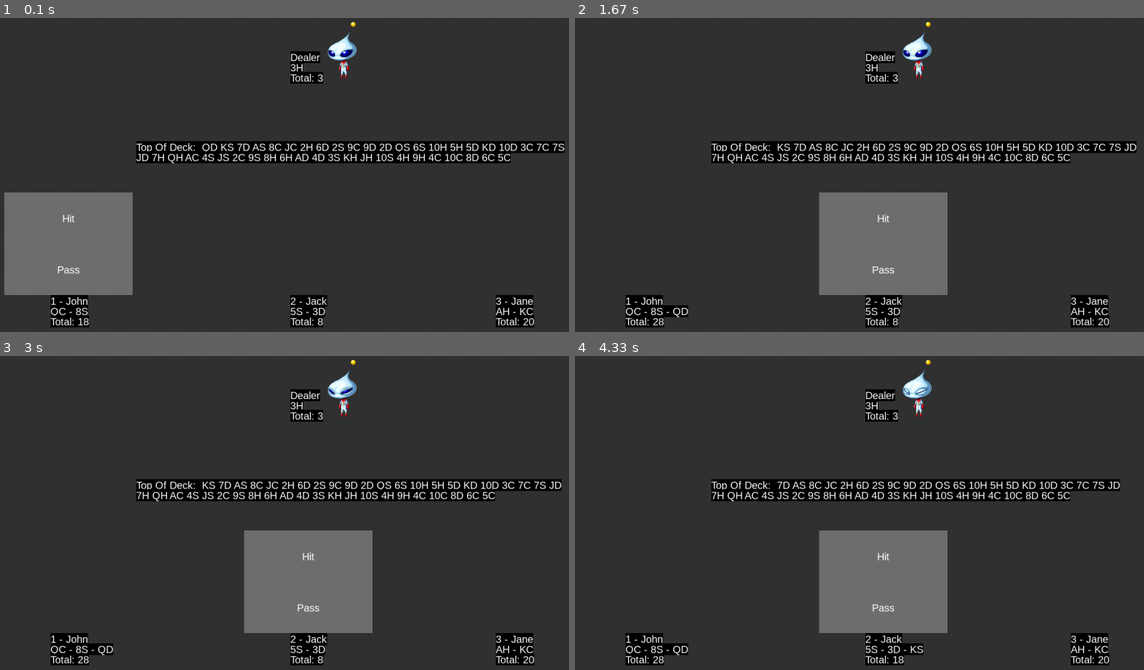
Above: before the commit, frames 1-4 (two rows, left to right).
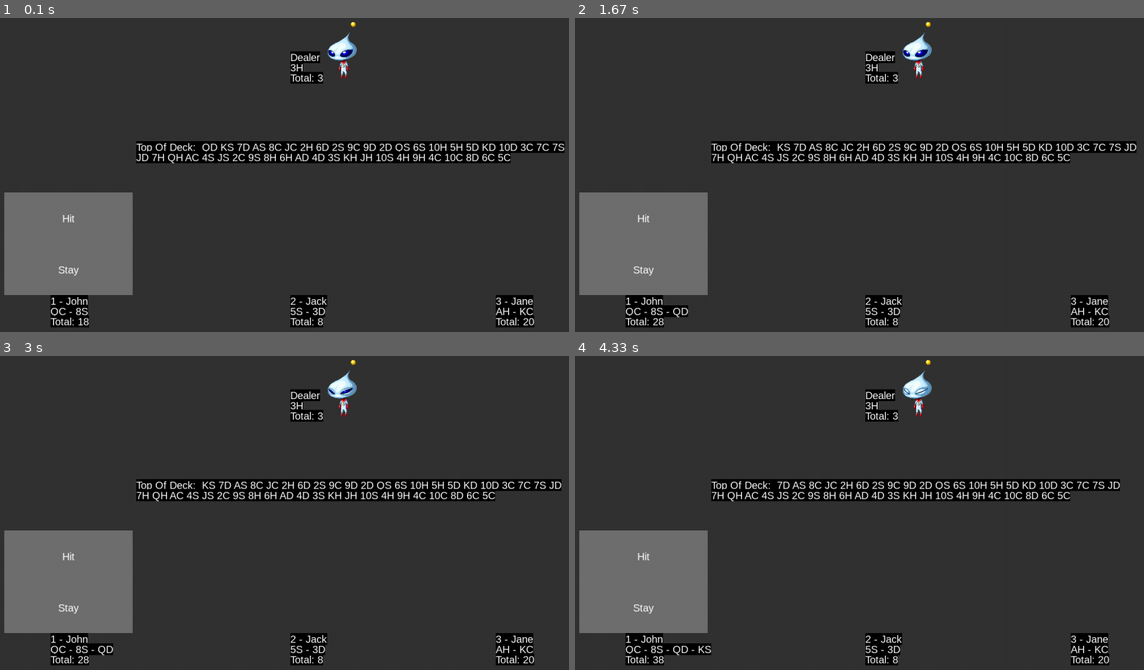
Above: after the commit, the same moments.

Repository: ekoret/blackjack-py
Game: pygame game, started from main.py
The game is run twice, just before and just after one commit, with the same random seed, the same clock (stepped at 60 frames per second) and the same inputs.
Inputs (mouse positions are in pixels of both pictures, inside the frame that each line leads up to):
- Up to frame 1 (0.1 s): no input
- Up to frame 2 (1.67 s): click "Hit" at 0.38 s; click (870, 218) at 0.72 s; click (671, 288) at 1.05 s; click (outside the picture) at 1.38 s
- Up to frame 3 (3 s): click (68, 607) at 2.22 s, where only the run after the commit has a clickable "Stay"; click (267, 459) at 2.55 s
- Up to frame 4 (4.33 s): click "Hit" at 3.38 s; click (1058, 519) at 3.72 s

The runs differ from the first frame. In frame 1, less than 0.1% of the frame differs, in the area x 10-14%, y 79-83%; in frame 2, 15%; in frame 3, 15%; in frame 4, 15%, in the area x 0-66%, y 55-99%.

Commit message:
change pass to stay

Diff:
--- a/settings.py
+++ b/settings.py
@@ -25,4 +25,4 @@
 
         """Blackjack specific attributes"""
         self.amount_to_deal = 2
-        self.moves = ["Hit", "Pass"]
+        self.moves = ["Hit", "Stay"]
